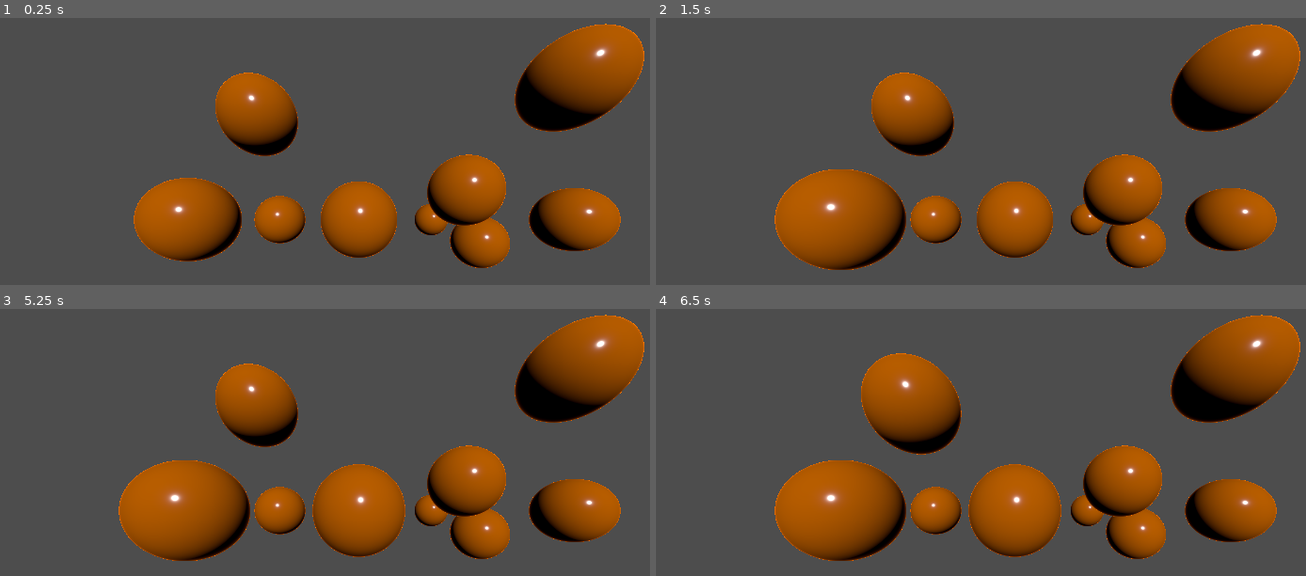
Above: before the commit, frames 1-4 (two rows, left to right).
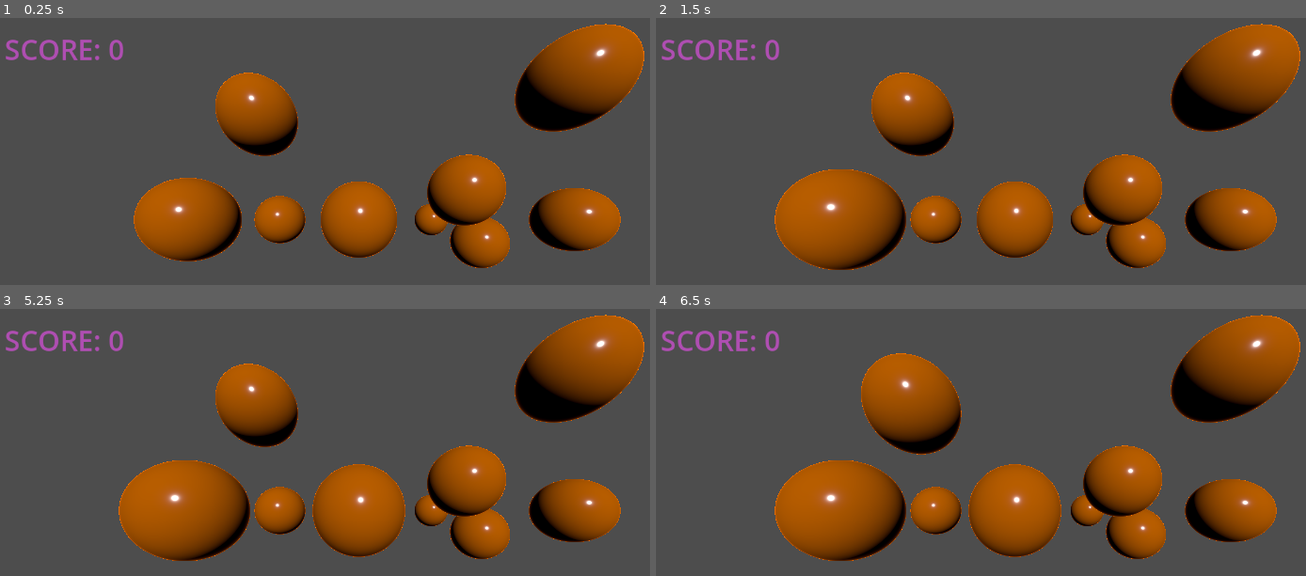
Above: after the commit, the same moments.

Repository: PaulMFleming/classic_games
Game: Godot game, scene res://Balloon Popper/main.tscn
The game is run twice, just before and just after one commit, with the same random seed, the same clock (stepped at 60 frames per second) and the same inputs. The project has no main scene, so this scene is started directly.
Inputs (mouse positions are in pixels of both pictures, inside the frame that each line leads up to):
- Up to frame 1 (0.25 s): no input
- Up to frame 2 (1.5 s): tap Enter at 0.5 s; move the mouse to (1182, 199) at 0.52 s; click (1182, 199) at 0.67 s; tap Space at 1.25 s; move the mouse to (864, 239) at 1.27 s; click (864, 239) at 1.42 s
- Up to frame 3 (5.25 s): tap Enter at 2, 3.5 s; move the mouse to (435, 418) at 2.02 s; click (435, 418) at 2.17 s; tap Space at 2.75, 4.25 s; move the mouse to (outside the picture) at 2.77 s; click (outside the picture) at 2.92 s; move the mouse to (585, 573) at 3.52 s; click (585, 573) at 3.67 s; move the mouse to (136, 447) at 4.27 s; click (136, 447) at 4.42 s; move the mouse to (396, 511) at 5.02 s; click (396, 511) at 5.17 s
- Up to frame 4 (6.5 s): move the mouse to (903, 405) at 5.77 s; click (903, 405) at 5.92 s

The runs differ from the first frame. In frame 1, 0.6% of the frame differs, in the area x 0-19%, y 8-16%; in frame 2, 0.6%; in frame 3, 0.6%; in frame 4, 0.6%.

Commit message:
score label

Diff:
--- a/godot/four_mini_projects/Balloon Popper/BalloonManager.gd
+++ b/godot/four_mini_projects/Balloon Popper/BalloonManager.gd
@@ -1,7 +1,9 @@
 extends Node3D
 
 var score : int = 0
+@export var score_text : Label
 
 func increase_score (amount):
 	score += amount
 	print(score)
+	score_text.text = str("SCORE: ", score)
--- a/godot/four_mini_projects/Balloon Popper/main.tscn
+++ b/godot/four_mini_projects/Balloon Popper/main.tscn
@@ -1,10 +1,15 @@
-[gd_scene load_steps=3 format=3 uid="uid://r5rnksh65tue"]
+[gd_scene load_steps=4 format=3 uid="uid://r5rnksh65tue"]
 
 [ext_resource type="Script" path="res://Balloon Popper/BalloonManager.gd" id="1_lb02v"]
 [ext_resource type="PackedScene" uid="uid://bqbqtppfb6bms" path="res://Balloon Popper/Balloon.tscn" id="2_1wsw8"]
 
-[node name="Main" type="Node3D"]
+[sub_resource type="LabelSettings" id="LabelSettings_ahbwb"]
+font_size = 43
+font_color = Color(0.688331, 0.306866, 0.698956, 1)
+
+[node name="Main" type="Node3D" node_paths=PackedStringArray("score_text")]
 script = ExtResource("1_lb02v")
+score_text = NodePath("ScoreText")
 
 [node name="Balloon" parent="." instance=ExtResource("2_1wsw8")]
 
@@ -53,3 +58,12 @@
 transform = Transform3D(1, 0, 0, 0, 1, 0, 0, 0, 1, 0.0544567, 0, -3.01127)
 clicks_to_pop = 4
 score_to_give = 2
+
+[node name="ScoreText" type="Label" parent="."]
+offset_left = 33.0
+offset_top = 33.0
+offset_right = 248.0
+offset_bottom = 83.0
+text = "Score: 0"
+label_settings = SubResource("LabelSettings_ahbwb")
+uppercase = true
Not shown, changed: godot/four_mini_projects/README.md
